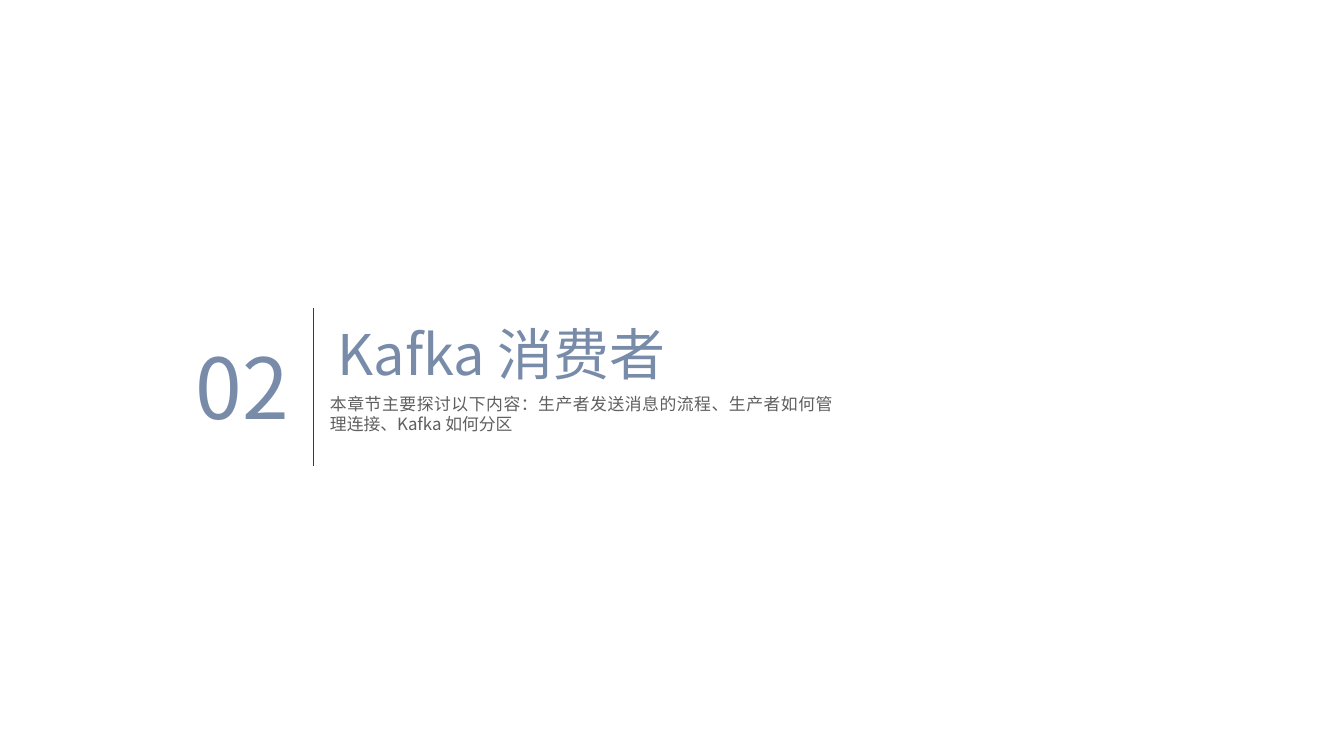
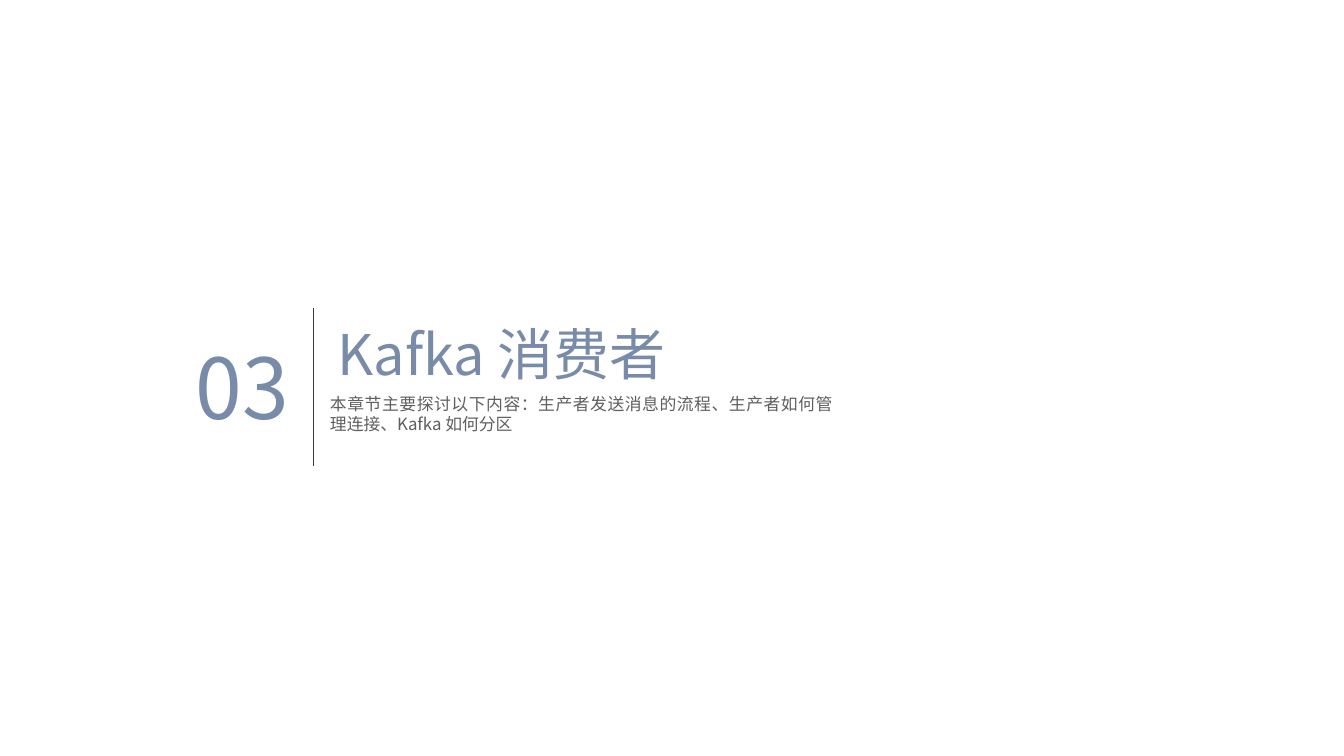
Before and after one commit to dunwu/bigdata-tutorial, a slide deck: slide 10 of assets/kafka/kafka.pptx (slide 9 before the commit). Drawn at 1344x756 pixels with LibreOffice and Linux fonts; fonts in the diff are those of the drawing; background and template pictures are left out. Boxes give left, top, right and bottom in pixels: in the first picture for what was removed or moved away, otherwise in the second. Text is boxed around its words. In the diff, an @@ line names an element or a change of style, - is before the commit and + after.

```diff
--- a/assets/kafka/kafka.pptx
+++ b/assets/kafka/kafka.pptx
@@ text at bbox=[196, 356, 289, 420]: text changed @@
-02
+03
```
Also in this commit, not shown: 19 other slides changed, 5 slides added, 18 slides removed, 3 other files.
